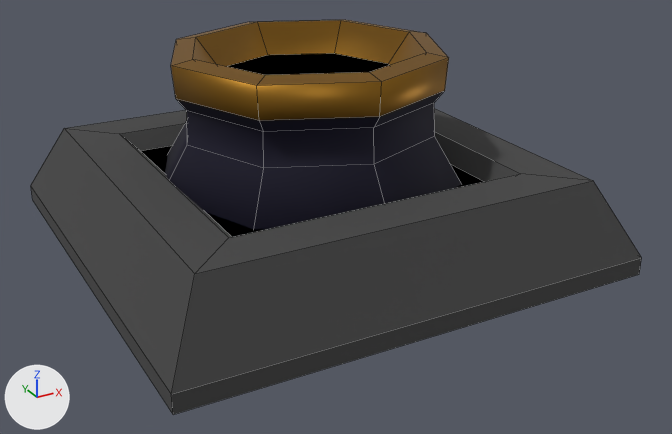
Two versions of the Blender file Entities/Transport/LevelExit/Canon/CanonHole.blend, one commit apart.
One viewpoint serves both versions: a camera (50 mm lens) standing at (-1.73, -3.39, 1.75) and looking at (0.04, -0.17, 0.14). The lights are fixed; the arrows at lower left show +X, +Y and +Z. The picture after the commit comes second. Mesh edges are drawn as thin lines. The same objects are shown in both versions, whatever each file hides.

The older version as bpy lines, for what is in view:
```python
me_cube_001 = bpy.data.meshes.new('Cube.001')
me_cube_001.from_pydata(...)  # 76 vertices, 67 faces; spans x -1.0..1.0, y -1.0..1.0, z 0.0..0.86
# faces by material slot: [2, 24, 25, 16]
me_cube_001.materials.append(mat_darkness)
me_cube_001.materials.append(mat_brassrim)  # brown #9e7129
me_cube_001.materials.append(mat_barrelwall)  # black #040022
me_cube_001.materials.append(mat_stone)  # dark grey #4c4c4c
ob_hole = bpy.data.objects.new('Hole', me_cube_001)
ob_hole.location = (0.0, 0.0, 0.0)
```
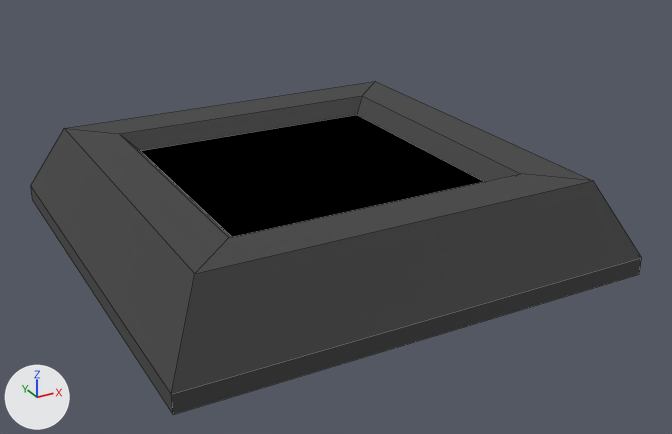
Edits to the scene script, one JSON object a line:
```json
{"block": "me_cube_001", "where": "# used by ob_hole; location = (0.0, 0.0, 0.0)"}
{"op": "remove", "block": "me_cube_001", "code": "me_cube_001.from_pydata(...)  # 76 vertices, 67 faces; spans x -1.0..1.0, y -1.0..1.0, z 0.0..0.86"}
{"op": "add", "block": "me_cube_001", "code": "me_cube_001.from_pydata(...)  # 20 vertices, 17 faces; spans x -1.0..1.0, y -1.0..1.0, z 0.0..0.39"}
{"block": "me_cube_001", "change": "me_cube_001 part 1: the loose piece of 56 vertices spanning x -0.8..0.8, y -0.8..0.8, z 0.1..0.86 is deleted"}
{"op": "remove", "block": "me_cube_001", "code": "me_cube_001.materials.append(mat_brassrim)  # brown #9e7129"}
{"op": "remove", "block": "me_cube_001", "code": "me_cube_001.materials.append(mat_barrelwall)  # black #040022"}
```

Boxes (x1, y1, x2, y2) around the edits, measured in the pictures (672 x 434 px):
```json
{"object": "Hole", "change": "reshaped", "before": [31, 20, 642, 415], "after": [31, 81, 642, 415], "on screen": "15% shorter"}
{"part": 1, "of": "me_cube_001", "change": "deleted", "before": [165, 20, 462, 229]}
```
